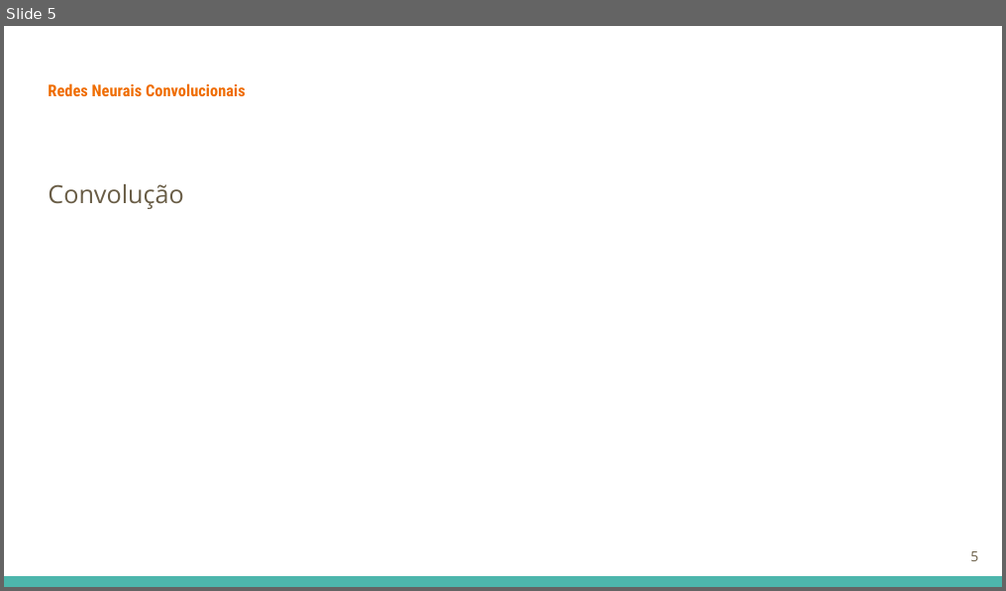
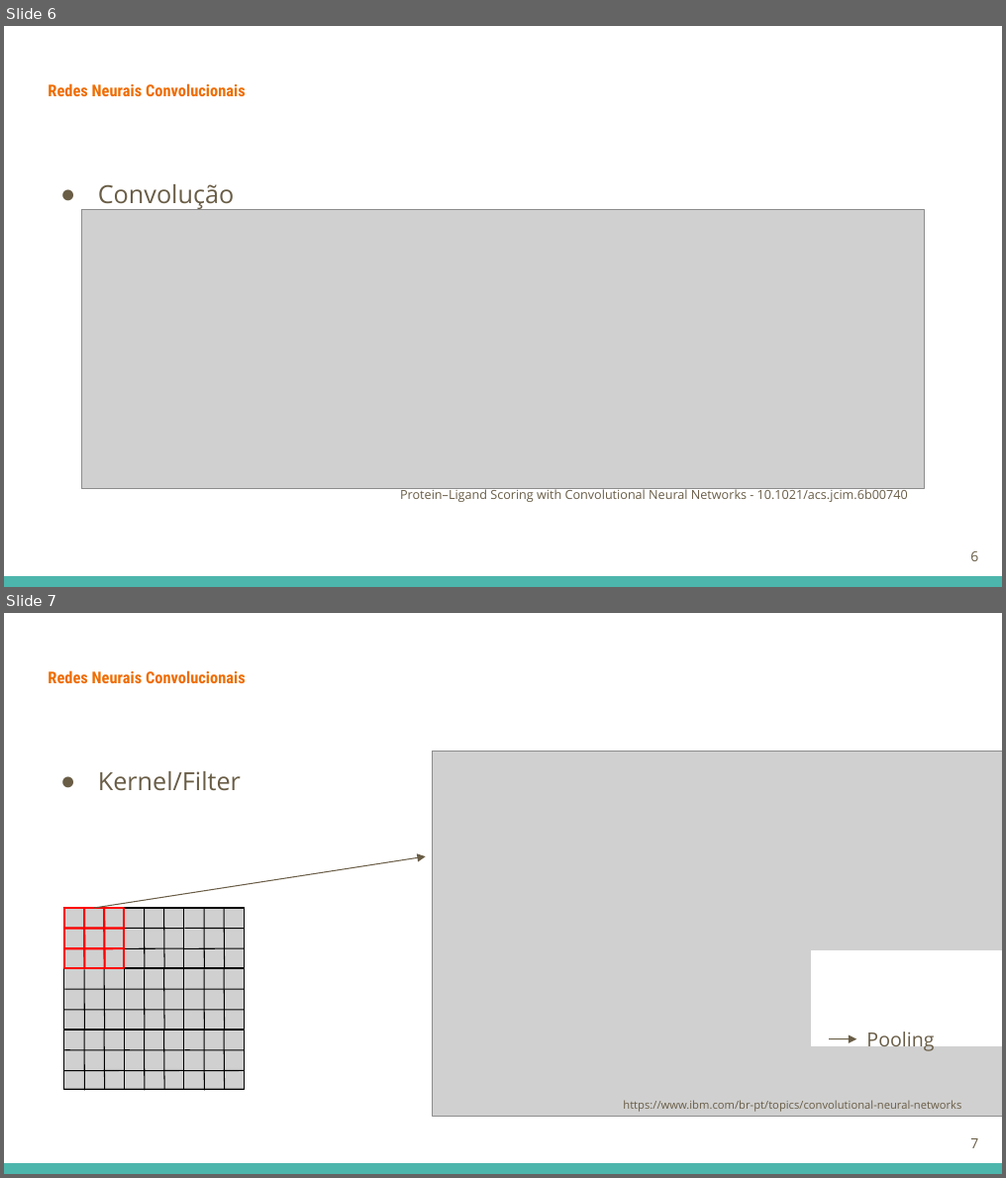
Before and after one commit to GuilhermeGraeff/Docking-Input, a slide deck: apresentacao/Virtual Screening.odp. Shown one above the other, each under a label of ours: slide 5 before the commit, slides 6 and 7 after it. The pictures are 1006x591 and 1006x1178 pixels, drawn with LibreOffice and Linux fonts; fonts in the diff are those of the drawing; grey boxes stand for pictures. Boxes give left, top, right and bottom in pixels: in the first picture for what was removed or moved away, otherwise in the second. Text is boxed around its words. In the diff, an @@ line names an element or a change of style, - is before the commit and + after.

```diff
--- a/apresentacao/Virtual Screening.odp
+++ b/apresentacao/Virtual Screening.odp
@@ slide 7 added at (4, 613, 1002, 1174), background #FFFFFF; not listed: 1 template element that a slide beside it also shows @@
@@ title added at (48, 670, 246, 683), 11.7 pt, text #EF6C00, bold @@
+Redes Neurais Convolucionais
@@ picture added at (432, 751, 1002, 1116) @@
@@ text added at (98, 771, 241, 791), 18 pt, text #695D46 @@
+● Kernel/Filter
@@ arrow added from (94, 908) to (425, 857), #695D46 0.74 pt @@
@@ picture added at (63, 907, 244, 1089) @@
@@ group added at (63, 907, 125, 968): 4 lines, 1 rectangle @@
@@ group added at (63, 907, 125, 968): 4 lines, 1 rectangle @@
@@ group added at (125, 907, 184, 968): 4 lines, 1 rectangle @@
@@ group added at (184, 907, 245, 968): 4 lines, 1 rectangle @@
@@ group added at (63, 968, 125, 1029): 4 lines, 1 rectangle @@
@@ group added at (125, 968, 184, 1029): 4 lines, 1 rectangle @@
@@ group added at (184, 968, 245, 1029): 4 lines, 1 rectangle @@
@@ rectangle added at (811, 952, 1002, 1046), fill #FFFFFF, outline #FFFFFF 0.74 pt @@
@@ group added at (63, 1030, 125, 1091): 4 lines, 1 rectangle @@
@@ group added at (125, 1030, 184, 1091): 4 lines, 1 rectangle @@
@@ group added at (184, 1030, 245, 1091): 4 lines, 1 rectangle @@
@@ arrow added from (830, 1039) to (856, 1039), #695D46 0.74 pt @@
@@ text added at (866, 1032, 934, 1053), 14 pt, text #695D46 @@
+Pooling
@@ text added at (623, 1100, 961, 1112), 8 pt, text #695D46 @@
+https://www.ibm.com/br-pt/topics/convolutional-neural-networks
@@ page number added at (970, 1139, 978, 1149), 10 pt, text #695D46 @@
+7
@@ what was slide 5 is now slide 6 @@
@@ slide 6 changed as well @@
@@ text "Convolução" at (98, 184, 234, 209): bullet none to ●; less space between paragraphs @@
@@ picture added at (82, 209, 924, 489) @@
@@ text added at (400, 487, 908, 502), 9 pt, text #695D46 @@
+Protein–Ligand Scoring with Convolutional Neural Networks - 10.1021/acs.jcim.6b00740
@@ page number at (970, 552, 978, 562): text changed @@
-5
+6
```
Also in this commit, not shown: 7 other slides changed, 14 other slides added, 7 slides removed, 2 other files.
